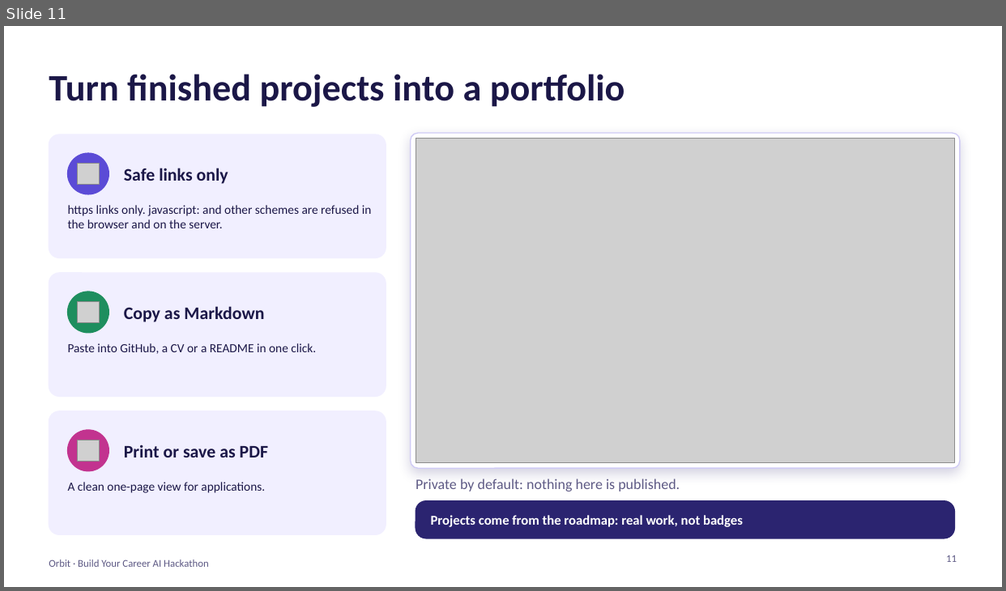
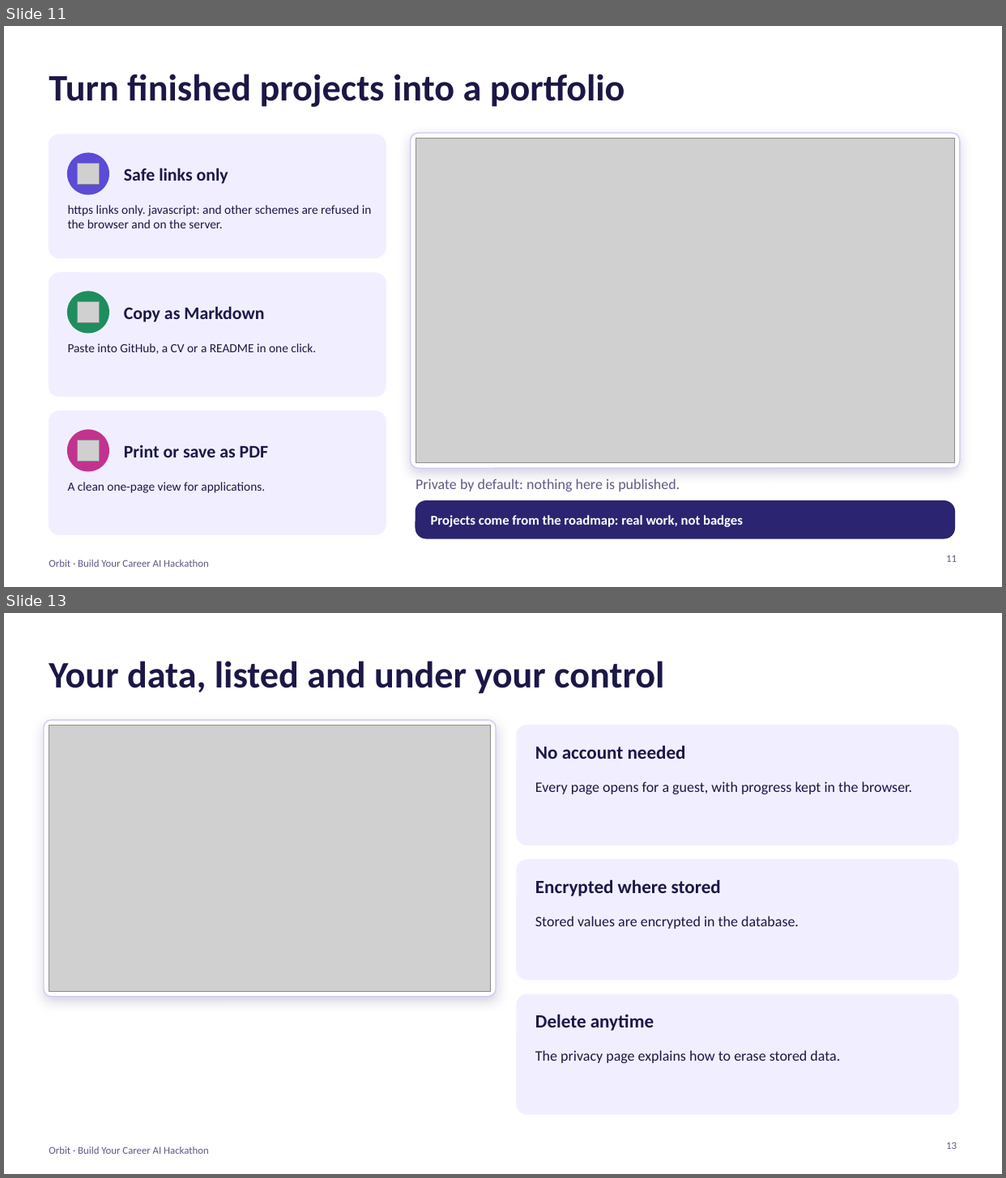
Before and after one commit to 111Reihan/AI-Powered-Career-Development-Hackathon, a slide deck: docs/Orbit-pitch-deck-v2.pptx. Shown one above the other, each under a label of ours: slide 11 before the commit, slides 11 and 13 after it; the slides between them are not shown. The pictures are 1006x591 and 1006x1178 pixels, drawn with LibreOffice and Linux fonts; fonts in the diff are those of the drawing; grey boxes stand for pictures. Boxes give left, top, right and bottom in pixels: in the first picture for what was removed or moved away, otherwise in the second. Text is boxed around its words. In the diff, an @@ line names an element or a change of style, - is before the commit and + after.

```diff
--- a/docs/Orbit-pitch-deck-v2.pptx
+++ b/docs/Orbit-pitch-deck-v2.pptx
@@ slide 13 added at (4,613,1002,1174), background #FFFFFF; not listed: 1 template element that a slide beside it also shows @@
@@ text added at (49,661,664,694), 36 pt, text #1B1747, bold @@
+Your data, listed and under your control
@@ rounded rectangle added at (44,720,496,997), fill #FFFFFF, outline #CFCAF5 1 pt @@
@@ picture added at (49,726,491,992) @@
@@ rounded rectangle added at (517,726,958,845), fill #F1EFFF, outline #F1EFFF 1 pt @@
@@ text added at (535,745,686,759), 18 pt, text #1B1747, bold @@
+No account needed
@@ text added at (535,781,913,794), 14 pt, text #1B1747 @@
+Every page opens for a guest, with progress kept in the browser.
@@ rounded rectangle added at (517,860,958,980), fill #F1EFFF, outline #F1EFFF 1 pt @@
@@ text added at (535,879,721,897), 18 pt, text #1B1747, bold @@
+Encrypted where stored
@@ text added at (535,916,799,929), 14 pt, text #1B1747 @@
+Stored values are encrypted in the database.
@@ rounded rectangle added at (517,995,958,1114), fill #F1EFFF, outline #F1EFFF 1 pt @@
@@ text added at (535,1014,654,1031), 18 pt, text #1B1747, bold @@
+Delete anytime
@@ text added at (535,1050,840,1063), 14 pt, text #1B1747 @@
+The privacy page explains how to erase stored data.
@@ page number added at (946,1142,957,1149), 10 pt, text #5E5A85 @@
+13
```
Also in this commit, not shown: 7 slides changed, 1 slide removed, 21 other files.
